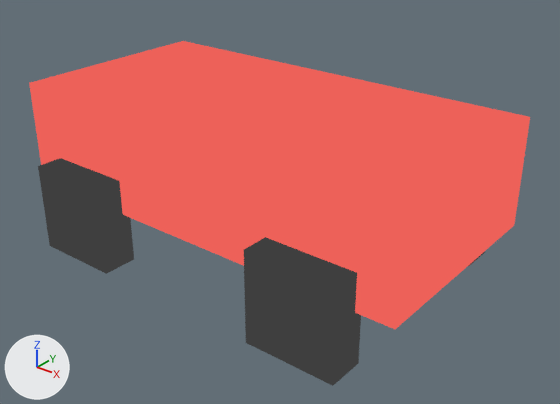
One commit to the glTF model assets/models/loose_paint_toy.gltf: the scene before it, then after it.
The view is the same before and after, from a camera (50 mm lens) standing at (2.5, -2.99, 2.19) and looking at (0.12, -0.02, 0.34). Lighting does not change. The marker at lower left points along +X, +Y and +Z. The older version comes first. Vertices at exactly the same position are counted once.

Script lines for the objects in view, before the commit:
```python
mat_red = bpy.data.materials.new('Red')
mat_red.use_nodes = True; mat_red.node_tree.nodes.clear()
_N = mat_red.node_tree.nodes; _L = mat_red.node_tree.links
n0 = _N.new('ShaderNodeEmission'); n0.name = 'Emission'
n0.inputs[0].default_value = (0.85, 0.12, 0.1, 1.0)  # 'Color', red #ed6159
n1 = _N.new('ShaderNodeLightPath'); n1.name = 'Light Path'
n2 = _N.new('ShaderNodeBsdfTransparent'); n2.name = 'Transparent BSDF'
n3 = _N.new('ShaderNodeMixShader'); n3.name = 'Mix Shader'
n4 = _N.new('ShaderNodeOutputMaterial'); n4.name = 'Material Output'
_L.new(n1.outputs[0], n3.inputs[0])  # 'Is Camera Ray' to 'Factor'
_L.new(n2.outputs[0], n3.inputs[1])  # 'BSDF' to 'Shader'
_L.new(n0.outputs[0], n3.inputs[2])  # 'Emission' to 'Shader'
_L.new(n3.outputs[0], n4.inputs[0])  # 'Shader' to 'Surface'
me_bodymesh = bpy.data.meshes.new('BodyMesh')
me_bodymesh.from_pydata(...)  # a box spanning x -1.2..1.2, y -0.6..0.6, z 0.3..0.9
me_bodymesh.materials.append(mat_red)
me_wheelsmesh = bpy.data.meshes.new('WheelsMesh')
me_wheelsmesh.from_pydata(...)  # a box spanning x -1.0..-0.5, y 0.55..0.75, z 0.0..0.5; a box spanning x -1.0..-0.5, y -0.75..-0.55, z 0.0..0.5; a box spanning x 0.5..1.0, y 0.55..0.75, z 0.0..0.5; a box spanning x 0.5..1.0, y -0.75..-0.55, z 0.0..0.5
me_wheelsmesh.materials.append(mat_rubber)
ob_body = bpy.data.objects.new('Body', me_bodymesh)
ob_body.location = (0.0, 0.0, 0.0)
ob_wheels = bpy.data.objects.new('Wheels', me_wheelsmesh)
ob_wheels.location = (0.0, 0.0, 0.0)
```
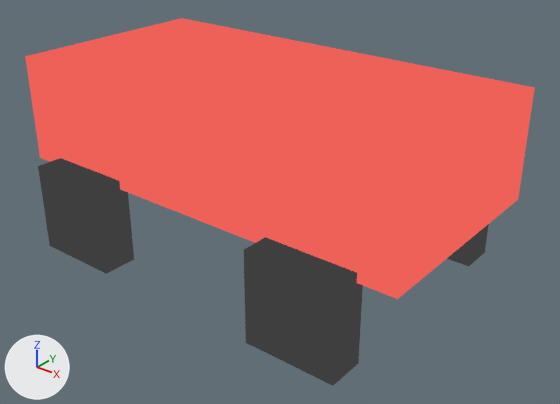
The newer file adds a shape key; the second version is drawn at full value of the shape key 'Lift' of 'Body', and the change is written as the vertex moves it makes.

Where the change shows, as pixel boxes [x1, y1, x2, y2] in the pictures (560 x 404 px; the box of a moved part takes in the faces that stretch with it):
```json
{"object": "Body", "change": "moved", "before": [29, 41, 530, 329], "after": [25, 18, 535, 299]}
{"part": 1, "of": "me_bodymesh", "change": "moved or reshaped", "before": [29, 41, 530, 329], "after": [25, 18, 535, 299]}
```

The change, as JSON lines over the scene's bpy script:
```json
{"block": "mat_red", "where": "n0 = _N.new('ShaderNodeEmission'); n0.name = 'Emission'"}
{"op": "remove", "block": "mat_red", "code": "n0.inputs[0].default_value = (0.85, 0.12, 0.1, 1.0)  # 'Color', red #ed6159"}
{"op": "add", "block": "mat_red", "code": "n5 = _N.new('ShaderNodeMix'); n5.name = 'Mix'"}
{"op": "add", "block": "mat_red", "code": "n5.data_type = 'RGBA'"}
{"op": "add", "block": "mat_red", "code": "n5.blend_type = 'MULTIPLY'"}
{"op": "add", "block": "mat_red", "code": "n5.inputs[0].default_value = 1.0  # 'Factor'"}
{"op": "add", "block": "mat_red", "code": "n5.inputs[7].default_value = (0.85, 0.12, 0.1, 1.0)  # 'B', red #ed6159"}
{"op": "add", "block": "mat_red", "code": "n6 = _N.new('ShaderNodeVertexColor'); n6.name = 'Color Attribute'"}
{"op": "add", "block": "mat_red", "code": "_L.new(n5.outputs[2], n0.inputs[0])  # 'Result' to 'Color'"}
{"op": "add", "block": "mat_red", "code": "_L.new(n6.outputs[0], n5.inputs[6])  # 'Color' to 'A'"}
{"block": "me_bodymesh", "where": "# used by ob_body; location = (0.0, 0.0, 0.0)"}
{"op": "remove", "block": "me_bodymesh", "code": "me_bodymesh.from_pydata(...)  # 8 vertices, 12 faces; spans x -1.2..1.2, y -0.6..0.6, z 0.3..0.9"}
{"op": "add", "block": "me_bodymesh", "code": "me_bodymesh.from_pydata(...)  # 8 vertices, 12 faces; spans x -1.2..1.2, y -0.6..0.6, z 0.45..1.05"}
{"block": "me_bodymesh", "change": "me_bodymesh part 1: the whole mesh is moved by (0.0, 0.0, 0.15)"}
{"block": "me_bodymesh", "change": "me_bodymesh part 2: vertex colours changed"}
```
